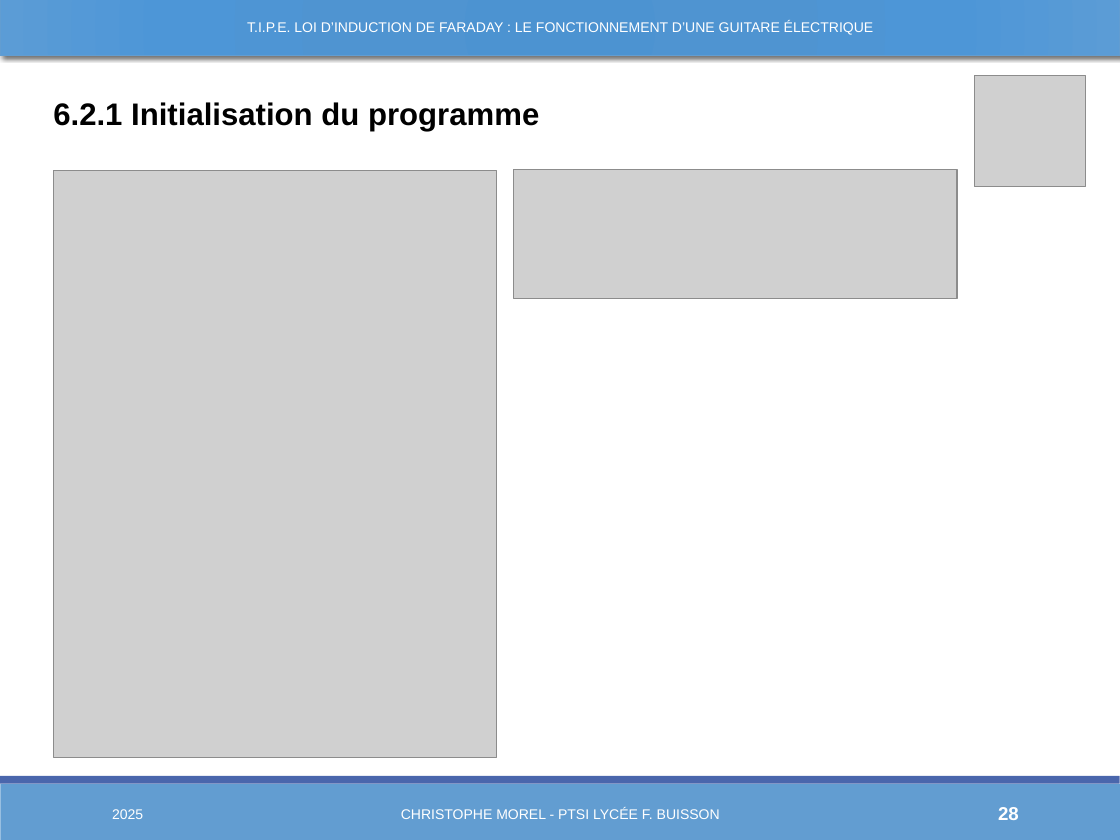
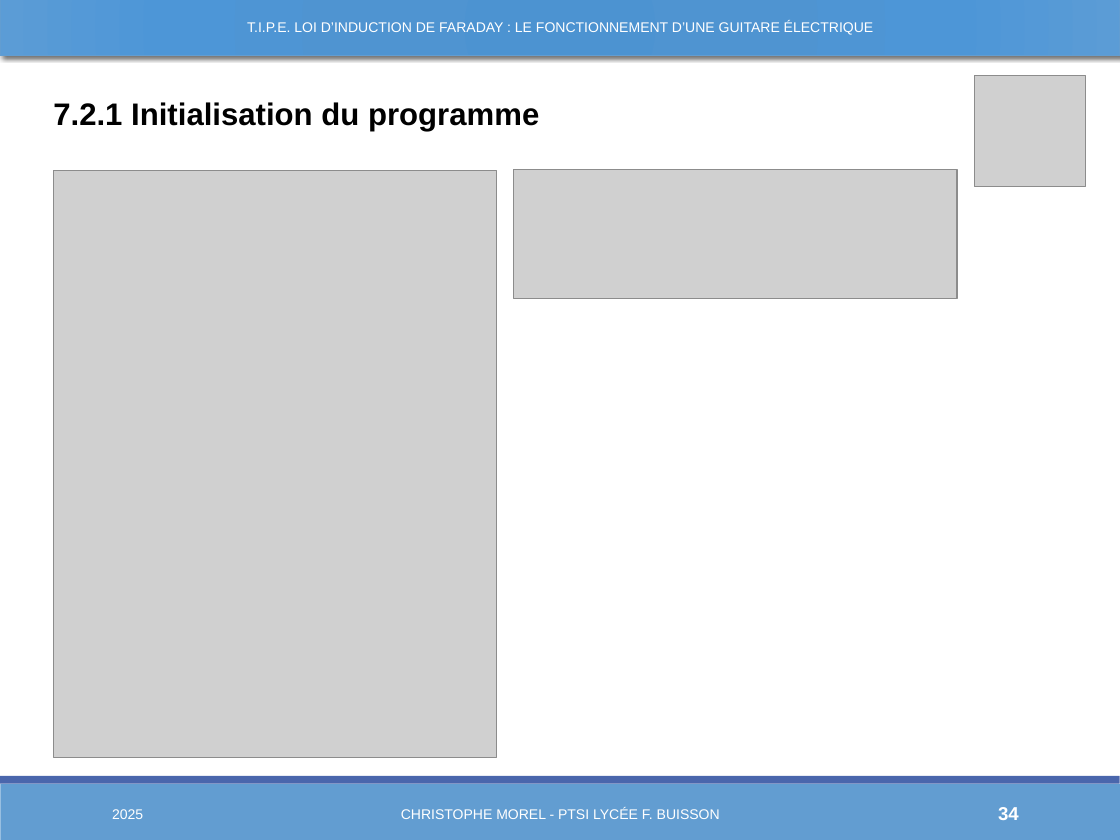
Before and after one commit to Chrismorel7/TIPE---Micro_guitare_elec, a slide deck: slide 34 of Views/Decembre.pptx (slide 28 before the commit). Drawn at 1120x840 pixels with LibreOffice and Linux fonts; fonts in the diff are those of the drawing; grey boxes stand for pictures. Boxes give left, top, right and bottom in pixels: in the first picture for what was removed or moved away, otherwise in the second. Text is boxed around its words. In the diff, an @@ line names an element or a change of style, - is before the commit and + after.

```diff
--- a/Views/Decembre.pptx
+++ b/Views/Decembre.pptx
@@ text at (53,102,539,131): text changed @@
-6.2.1 Initialisation du programme
+7.2.1 Initialisation du programme
@@ page number at (998,807,1019,820): text changed @@
-28
+34
```
Also in this commit, not shown: 18 other slides changed, 6 slides added, 22 other files.
